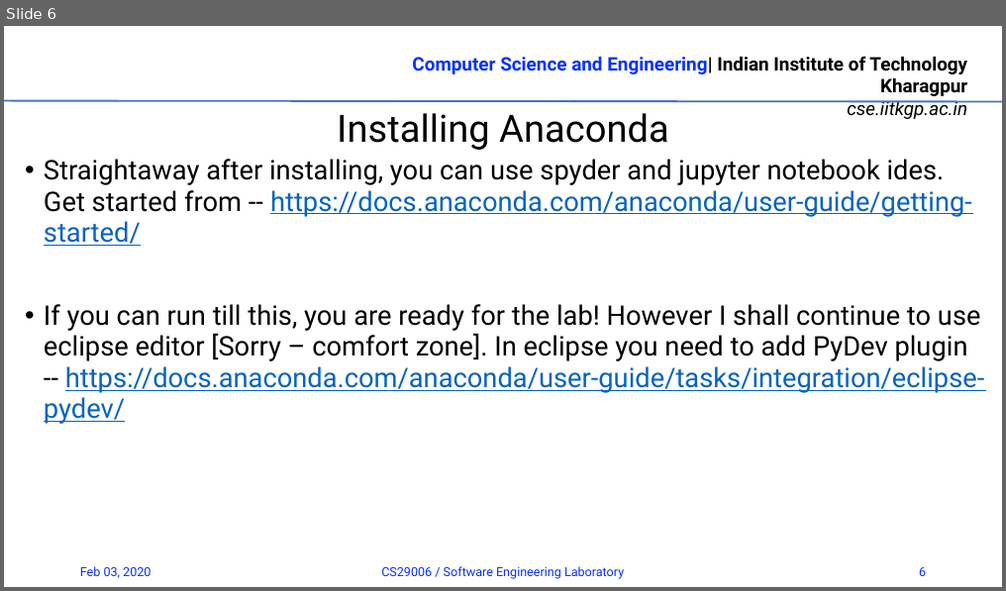
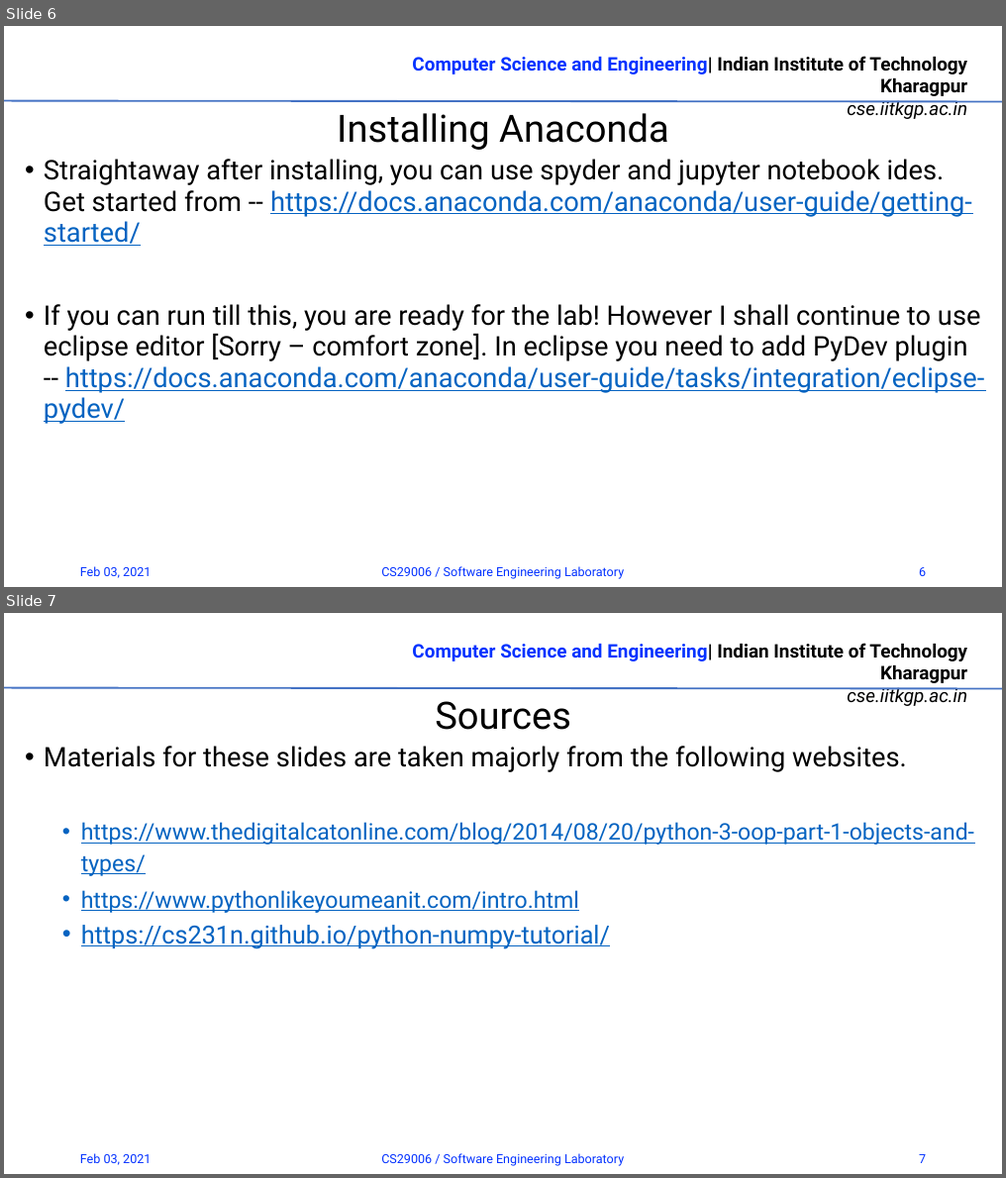
Before and after one commit to rrohit2901/CS29006_SW_Lab_Spr2021, a slide deck: 01_Introduction.pptx. Shown one above the other, each under a label of ours: slide 6 before the commit, slides 6 and 7 after it. The pictures are 1006x591 and 1006x1178 pixels, drawn with LibreOffice and Linux fonts; fonts in the diff are those of the drawing; background and template pictures are left out. Boxes give left, top, right and bottom in pixels: in the first picture for what was removed or moved away, otherwise in the second. Text is boxed around its words. In the diff, an @@ line names an element or a change of style, - is before the commit and + after.

```diff
--- a/01_Introduction.pptx
+++ b/01_Introduction.pptx
@@ slide 7 added at (x1=4, y1=613, x2=1002, y2=1174), background #FFFFFF; not listed: 2 template elements that a slide beside it also shows @@
@@ title added at (x1=435, y1=701, x2=571, y2=730), 36.3 pt, text #000000 @@
+Sources
@@ text added at (x1=44, y1=746, x2=974, y2=950), 22 pt, text #0563C1, underline @@
+• Materials for these slides are taken majorly from the following websites.
+  • https://www.thedigitalcatonline.com/blog/2014/08/20/python-3-oop-part-1-objects-and-types/
+  • https://www.pythonlikeyoumeanit.com/intro.html
+  • https://cs231n.github.io/python-numpy-tutorial/
@@ text added at (x1=80, y1=1154, x2=151, y2=1165), 12 pt, text #0432FF @@
+Feb 03, 2021
@@ text added at (x1=381, y1=1154, x2=624, y2=1166), 12 pt, text #0432FF @@
+CS29006 / Software Engineering Laboratory
@@ page number added at (x1=919, y1=1155, x2=926, y2=1163), 12 pt, text #0432FF @@
+7
@@ slide 6 changed as well @@
@@ text at (x1=80, y1=567, x2=151, y2=578): text changed @@
-Feb 03, 2020
+Feb 03, 2021
```
Also in this commit, not shown: 16 other slides changed, 14 other slides added.
